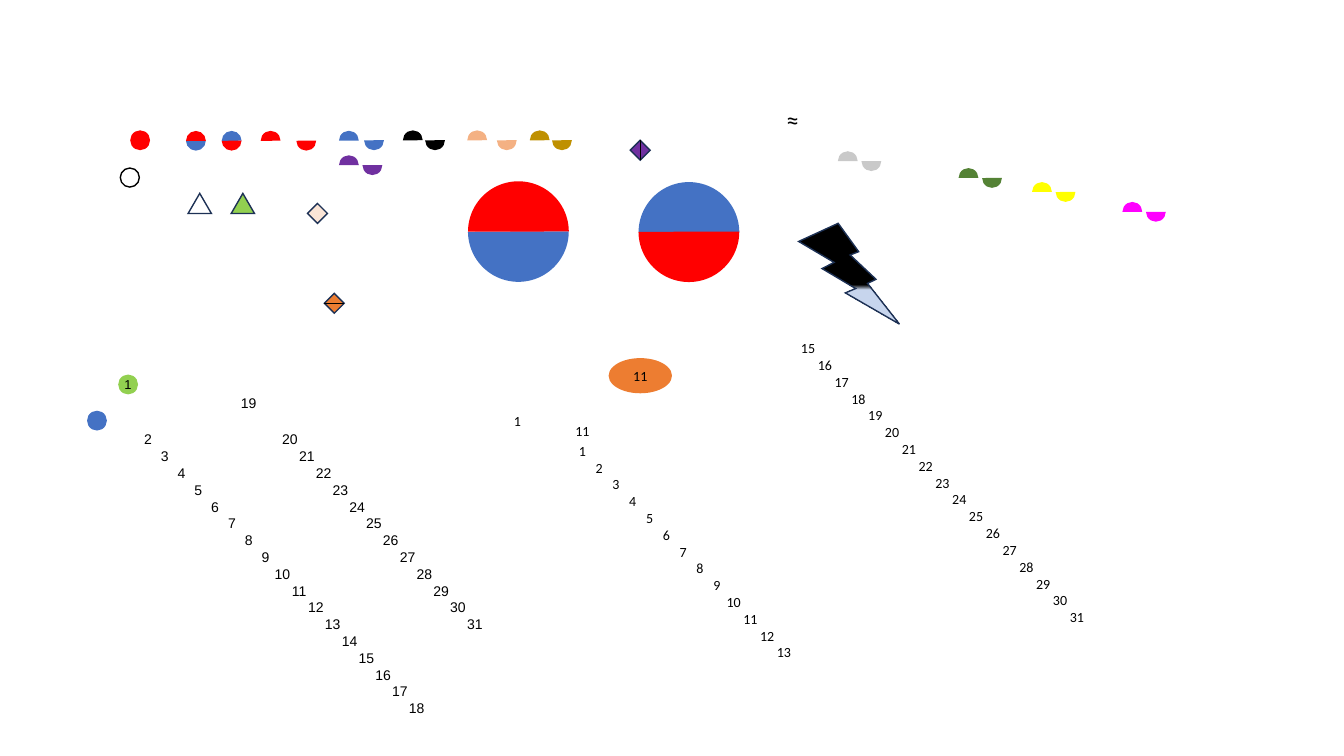
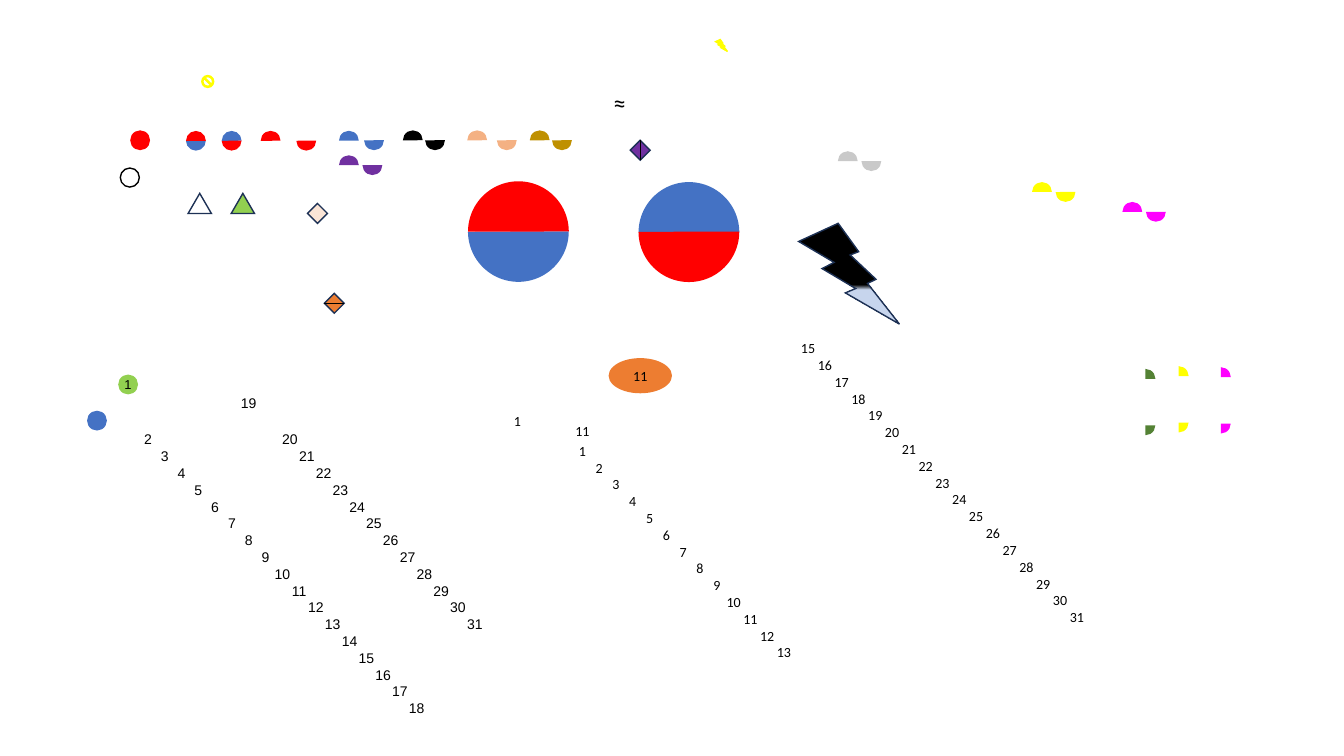
Before and after one commit to foxking0416/HuachunDailyReport2024, a slide deck: slide 1 of Python/icon製作.pptx. Drawn at 1344x756 pixels with LibreOffice and Linux fonts; fonts in the diff are those of the drawing. Boxes give left, top, right and bottom in pixels: in the first picture for what was removed or moved away, otherwise in the second. Text is boxed around its words. In the diff, an @@ line names an element or a change of style, - is before the commit and + after.

```diff
--- a/Python/icon製作.pptx
+++ b/Python/icon製作.pptx
@@ lightning bolt added at (x1=716, y1=39, x2=728, y2=51), fill #FFFF00, outline #FFFF00 1 pt @@
@@ no-entry sign added at (x1=202, y1=76, x2=214, y2=88), fill #FFFF00, outline #FFFF00 1 pt @@
@@ text "≈" rewrapped from (x1=776, y1=100, x2=810, y2=140) to (x1=614, y1=88, x2=631, y2=118) @@
@@ pie slice (boxed as its full ellipse) at (x1=1136, y1=369, x2=1156, y2=389): proportions changed @@
@@ pie slice (boxed as its full ellipse) moved from (x1=959, y1=168, x2=979, y2=189) to (x1=1136, y1=369, x2=1156, y2=389) @@
@@ pie slice (boxed as its full ellipse) added at (x1=1170, y1=366, x2=1190, y2=386), fill #FFFF00 @@
@@ pie slice (boxed as its full ellipse) added at (x1=1211, y1=367, x2=1231, y2=387), fill #FF00FF @@
@@ pie slice (boxed as its full ellipse) moved from (x1=982, y1=168, x2=1002, y2=189) to (x1=1136, y1=415, x2=1156, y2=436) @@
@@ pie slice (boxed as its full ellipse) at (x1=1136, y1=415, x2=1156, y2=436): proportions changed @@
@@ pie slice (boxed as its full ellipse) added at (x1=1170, y1=412, x2=1190, y2=433), fill #FFFF00 @@
@@ pie slice (boxed as its full ellipse) added at (x1=1211, y1=413, x2=1231, y2=434), fill #FF00FF @@
```
Also in this commit, not shown: 10 other files.
